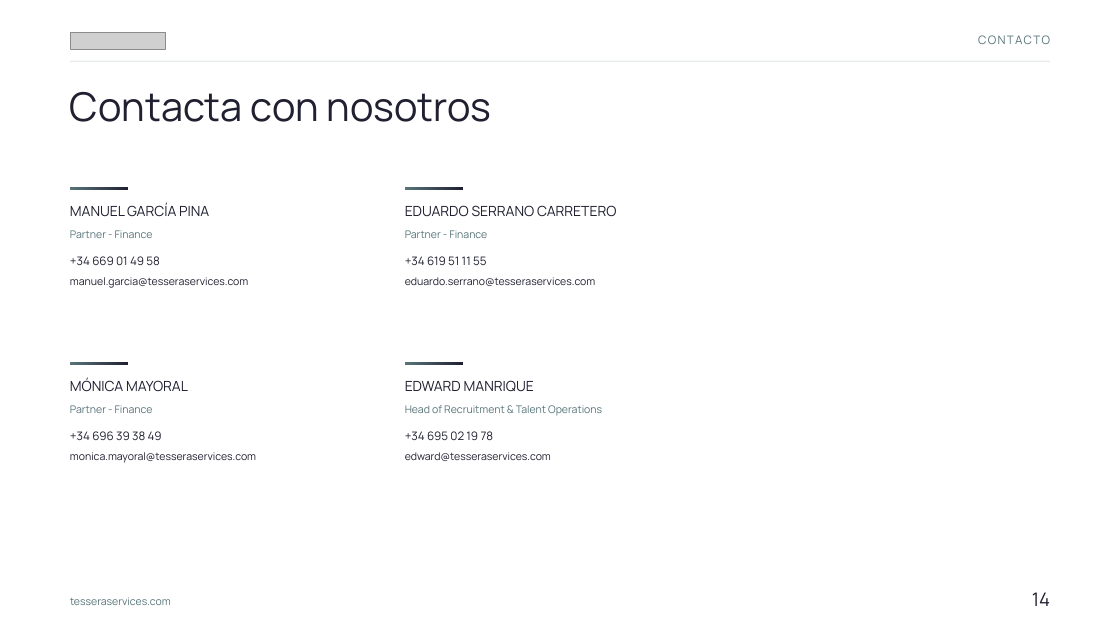
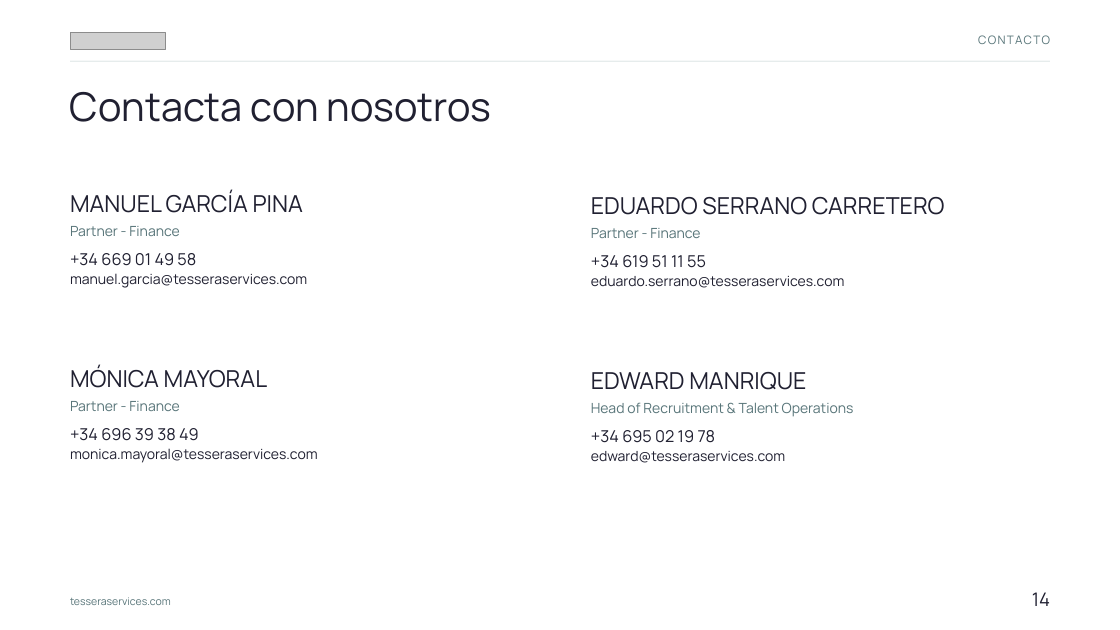
Before and after one commit to Tesserers/TESSAIX, a slide deck: slide 14 of plantilla_hc_finance.pptx. Drawn at 1120x630 pixels with LibreOffice and Linux fonts; fonts in the diff are those of the drawing; grey boxes stand for pictures. Boxes give left, top, right and bottom in pixels: in the first picture for what was removed or moved away, otherwise in the second. Text is boxed around its words. In the diff, an @@ line names an element or a change of style, - is before the commit and + after.

```diff
--- a/plantilla_hc_finance.pptx
+++ b/plantilla_hc_finance.pptx
@@ text "MANUEL GARCÍA PINA": place and size @@
-text "MANUEL GARCÍA PINA" at <box>70,203,209,216</box>
+text "MANUEL GARCÍA PINA" at <box>70,191,303,213</box>
@@ rectangle removed at <box>70,187,128,190</box> @@
@@ rectangle removed at <box>405,187,463,190</box> @@
@@ text "EDUARDO SERRANO CARRETERO": place and size @@
-text "EDUARDO SERRANO CARRETERO" at <box>405,205,616,216</box>
+text "EDUARDO SERRANO CARRETERO" at <box>591,197,945,215</box>
@@ text "Partner - Finance": place and size @@
-text "Partner - Finance" at <box>405,230,487,238</box>
+text "Partner - Finance" at <box>591,228,700,238</box>
@@ text "+34 619 51 11 55": place and size @@
-text "+34 619 51 11 55" at <box>405,256,486,265</box>
+text "+34 619 51 11 55" at <box>591,255,706,268</box>
@@ text "eduardo.serrano@tesseraservices.com": place and size @@
-text "eduardo.serrano@tesseraservices.com" at <box>405,277,596,286</box>
+text "eduardo.serrano@tesseraservices.com" at <box>591,276,845,288</box>
@@ text "MÓNICA MAYORAL": place and size @@
-text "MÓNICA MAYORAL" at <box>70,378,188,391</box>
+text "MÓNICA MAYORAL" at <box>70,366,267,388</box>
@@ rectangle removed at <box>70,362,128,365</box> @@
@@ rectangle removed at <box>405,362,463,365</box> @@
@@ size 12 to 20 pt in 4 elements at <box>70,191,303,213</box>, <box>70,366,267,388</box>, <box>591,197,945,215</box>, <box>591,372,806,390</box> @@
@@ text "EDWARD MANRIQUE": place and size @@
-text "EDWARD MANRIQUE" at <box>405,380,534,391</box>
+text "EDWARD MANRIQUE" at <box>591,372,806,390</box>
@@ size 9 to 12 pt in 8 elements at <box>70,274,307,288</box>, <box>70,448,318,463</box>, <box>70,226,179,236</box>, <box>70,401,179,411</box>, <box>591,276,845,288</box>, <box>591,451,785,463</box>, <box>591,228,700,238</box>, <box>591,402,854,417</box> @@
@@ text "Head of Recruitment & Talent ...": place and size @@
-text "Head of Recruitment & Talent ..." at <box>405,405,602,416</box>
+text "Head of Recruitment & Talent ..." at <box>591,402,854,417</box>
@@ size 10 to 14 pt in 4 elements at <box>70,428,199,441</box>, <box>70,253,196,266</box>, <box>591,255,706,268</box>, <box>591,430,716,443</box> @@
@@ text "+34 695 02 19 78": place and size @@
-text "+34 695 02 19 78" at <box>405,431,494,440</box>
+text "+34 695 02 19 78" at <box>591,430,716,443</box>
@@ text "edward@tesseraservices.com": place and size @@
-text "edward@tesseraservices.com" at <box>405,452,551,461</box>
+text "edward@tesseraservices.com" at <box>591,451,785,463</box>
```
Also in this commit, not shown: 10 other slides changed, 7 other files.
